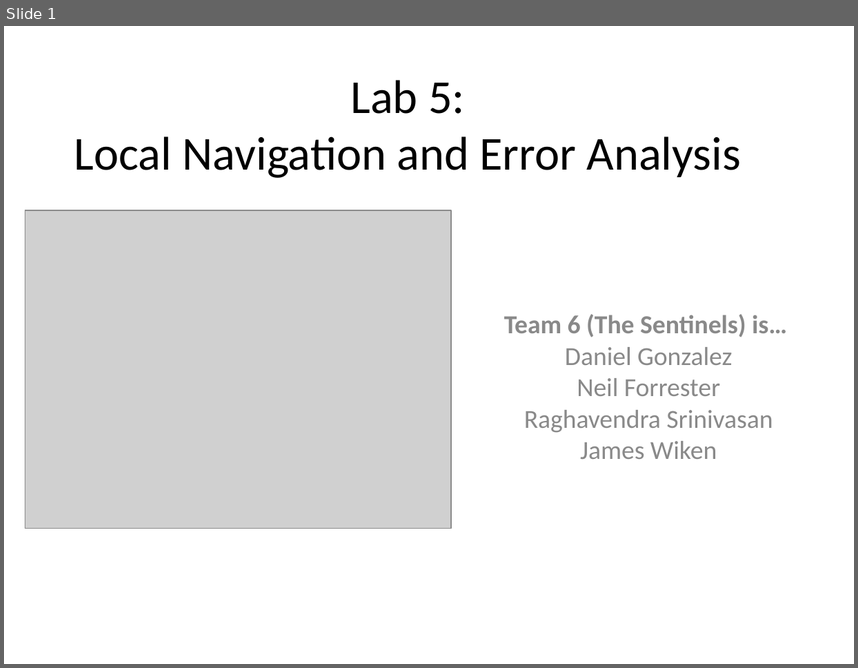
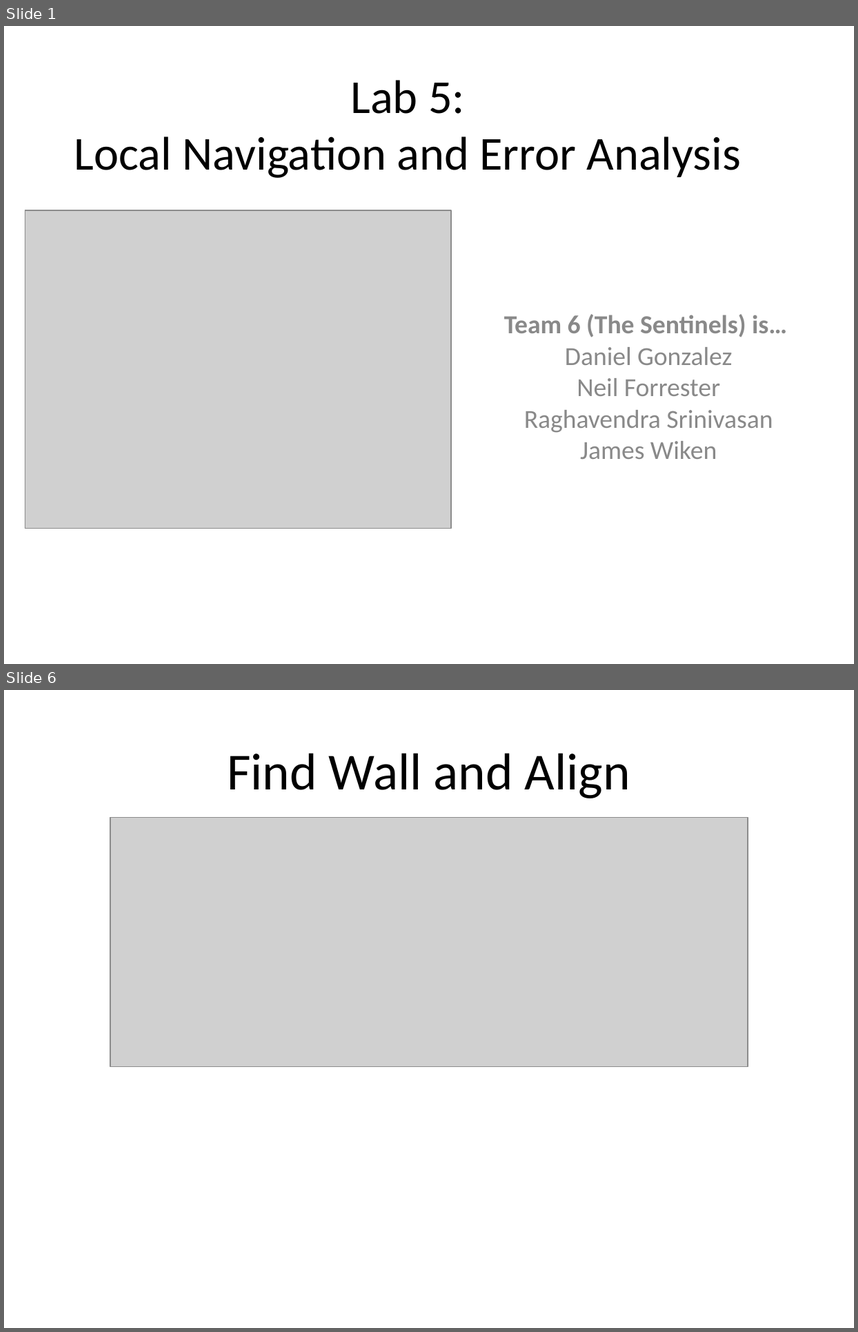
Before and after one commit to nforrester/6.141_labs, a slide deck: Other/Lab5/Lab 5.ppt. Shown one above the other, each under a label of ours: slide 1 before the commit, slides 1 and 6 after it; the slides between them are not shown. The pictures are 858x668 and 858x1332 pixels, drawn with LibreOffice and Linux fonts; fonts in the diff are those of the drawing; grey boxes stand for pictures. Boxes give left, top, right and bottom in pixels: in the first picture for what was removed or moved away, otherwise in the second. Text is boxed around its words. In the diff, an @@ line names an element or a change of style, - is before the commit and + after.

```diff
--- a/Other/Lab5/Lab 5.ppt
+++ b/Other/Lab5/Lab 5.ppt
@@ slide 6 added at <box>4,690,854,1328</box>, background #FFFFFF @@
@@ title added at <box>227,753,631,798</box>, 44 pt, text #000000 @@
+Find Wall and Align
@@ picture added at <box>110,818,748,1067</box> @@
```
Also in this commit, not shown: 4 slides changed, 4 other slides added, 2 slides removed, 7 other files.
